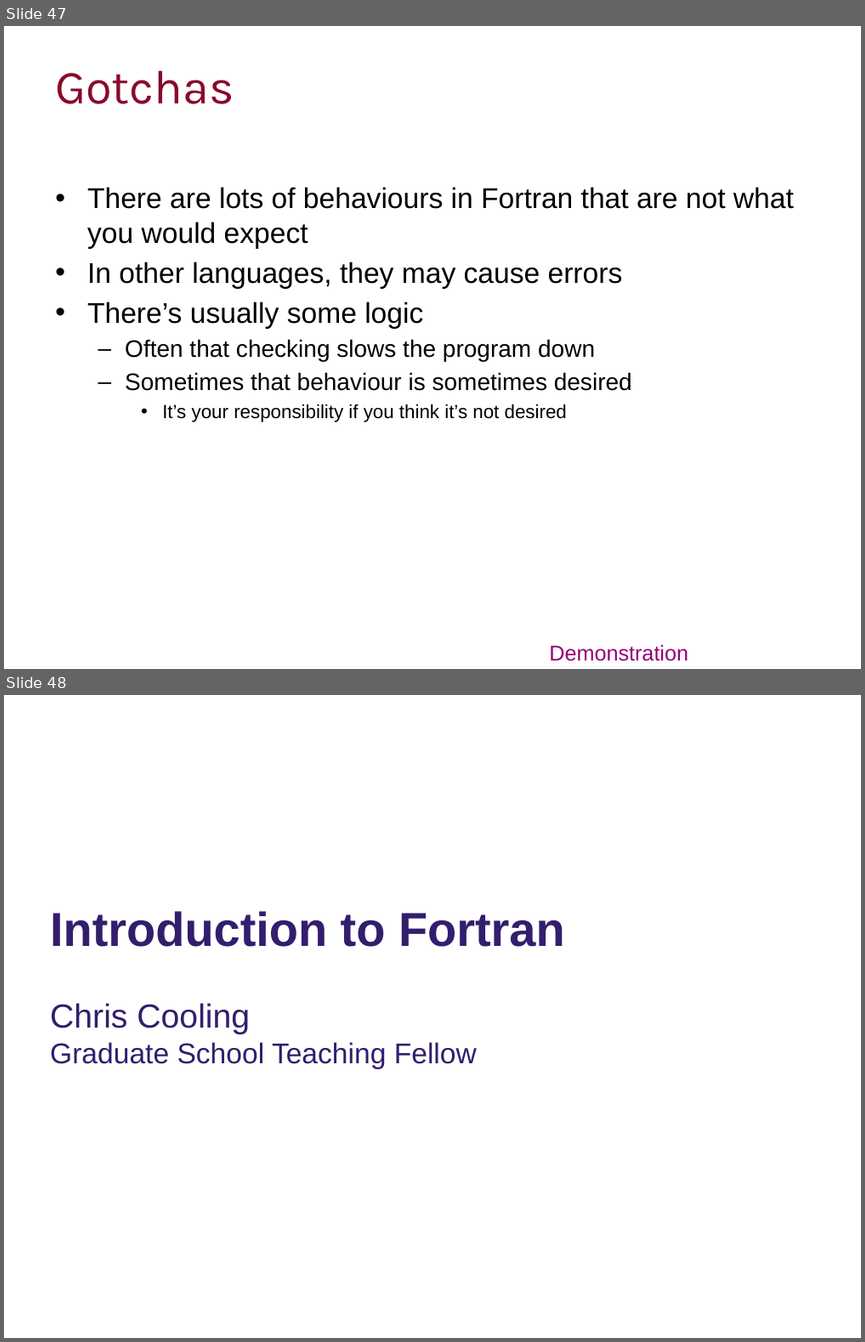
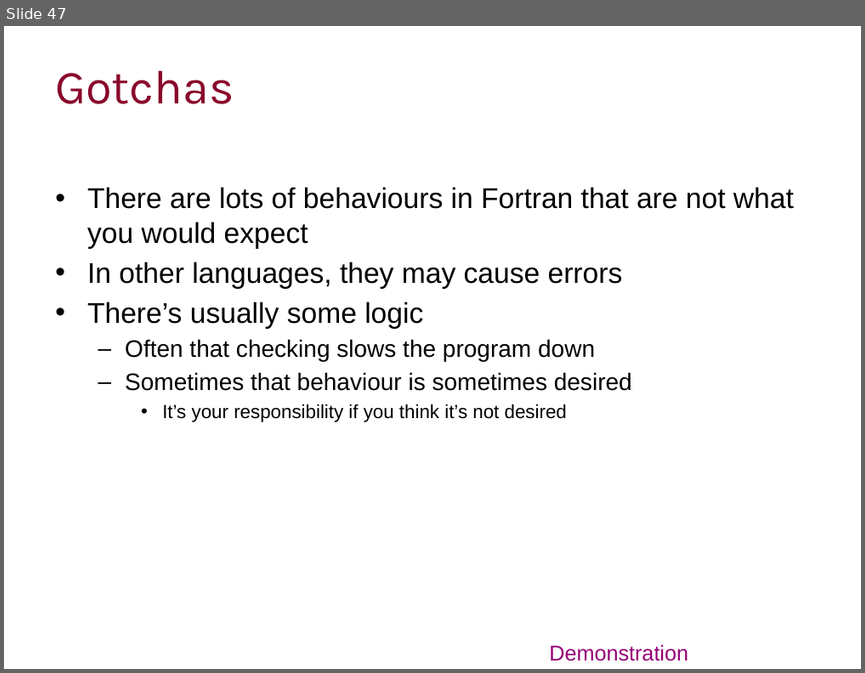
Before and after one commit to ImperialCollegeLondon/RCDS-introduction-to-fortran, a slide deck: Introduction to Fortran Slides.pptx. Shown one above the other, each under a label of ours: slides 47 and 48 before the commit, slide 47 after it. The pictures are 865x1342 and 865x673 pixels, drawn with LibreOffice and Linux fonts; fonts in the diff are those of the drawing; background and template pictures are left out. Boxes give left, top, right and bottom in pixels: in the first picture for what was removed or moved away, otherwise in the second. Text is boxed around its words. In the diff, an @@ line names an element or a change of style, - is before the commit and + after.

```diff
--- a/Introduction to Fortran Slides.pptx
+++ b/Introduction to Fortran Slides.pptx
@@ slide 48 removed at (4,695,861,1338), background picture (left out) @@
@@ title removed at (50,911,565,947) @@
-Introduction to Fortran
@@ subtitle removed at (50,1003,477,1069) @@
-Chris Cooling
-Graduate School Teaching Fellow
```
Also in this commit, not shown: 2 slides added.
